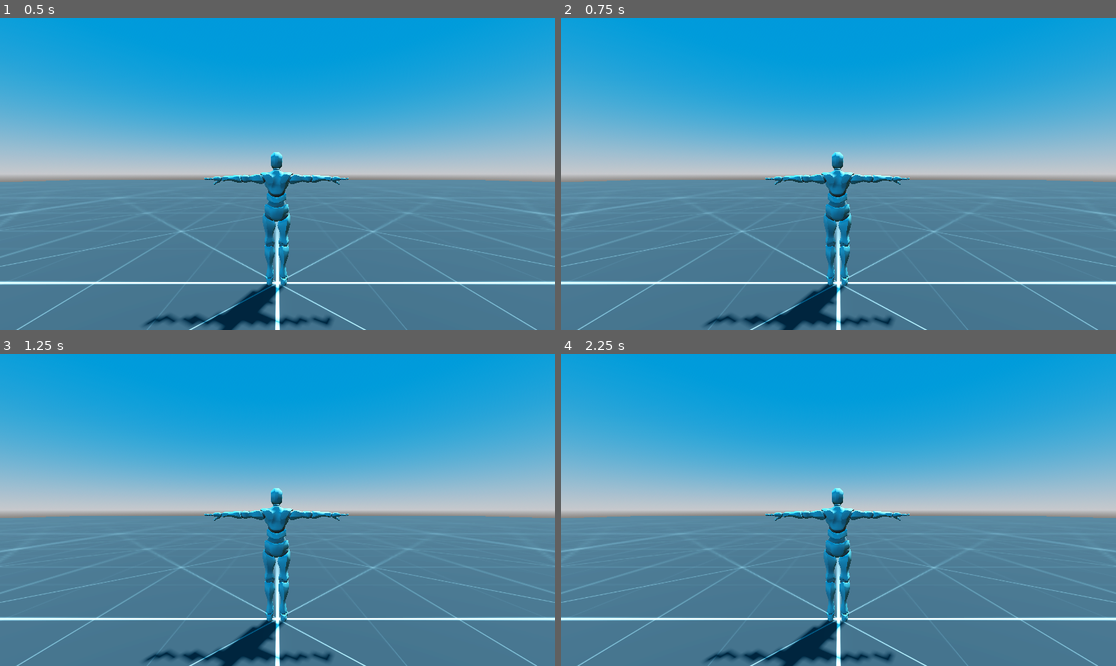
Above: before the commit, frames 1-4 (two rows, left to right).
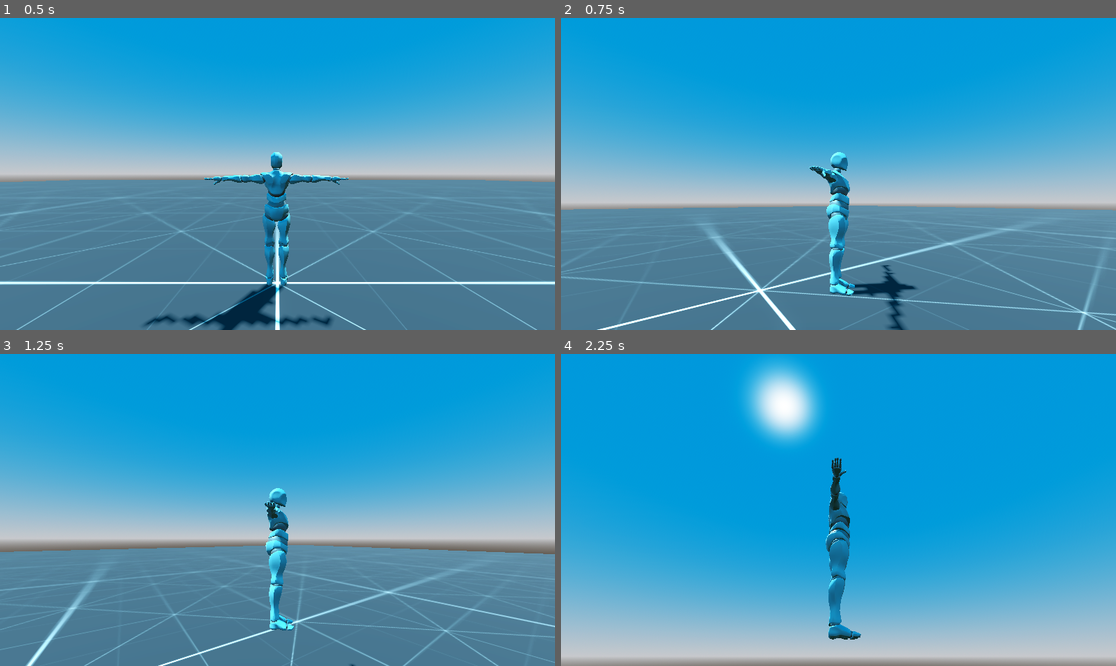
Above: after the commit, the same moments.

Repository: edhead990/godot-3d-character-controller
Game: Godot game, scene res://Main.tscn
The game is run twice, just before and just after one commit, with the same random seed, the same clock (stepped at 60 frames per second) and the same inputs.
Inputs (mouse positions are in pixels of both pictures, inside the frame that each line leads up to):
- Up to frame 1 (0.5 s): no input
- Up to frame 2 (0.75 s): tap Enter at 0.5 s; move the mouse to (960, 158) at 0.52 s; hold D (move_right, bound only after the commit) from 0.53 s (still down)
- Up to frame 3 (1.25 s): keep holding D (move_right, bound only after the commit); tap Space (jump, bound only after the commit) at 0.77 s
- Up to frame 4 (2.25 s): move the mouse to (727, 525) at 1.27 s; release D (move_right, bound only after the commit) at 1.28 s; hold S (move_down, bound only after the commit) 1.28-2.03 s; tap Space (jump, bound only after the commit) at 1.52 s; move the mouse to (894, 441) at 2.02 s; hold D (move_right, bound only after the commit) from 2.03 s (still down)

Frame 1 is identical in both runs. In frame 2, 46% of the frame differs, in the area x 0-100%, y 17-100%; in frame 3, 46%; in frame 4, 83%, in the area x 0-100%, y 1-100%.

Commit message:
Added keyboard and mouse control

Diff:
--- a/Camera.gd
+++ b/Camera.gd
@@ -3,12 +3,21 @@
 @export var player: CharacterBody3D
 
 const SPEED = 5.0
+const MOUSE_X_SENSITIVITY = 0.5
+const MOUSE_Y_SENSITIVITY = 0.25
 
 var y_offset
 
 # Called when the node enters the scene tree for the first time.
 func _ready():
 	y_offset = global_position.y
+	Input.mouse_mode = Input.MOUSE_MODE_CAPTURED
+
+
+func _input(event):
+	if event is InputEventMouseMotion:
+		rotation.y += deg_to_rad(-event.relative.x * MOUSE_X_SENSITIVITY)
+		rotation.x += deg_to_rad(-event.relative.y * MOUSE_Y_SENSITIVITY)
 
 
 # Called every frame. 'delta' is the elapsed time since the previous frame.
--- a/project.godot
+++ b/project.godot
@@ -28,26 +28,31 @@
 jump={
 "deadzone": 0.2,
 "events": [Object(InputEventJoypadButton,"resource_local_to_scene":false,"resource_name":"","device":-1,"button_index":0,"pressure":0.0,"pressed":true,"script":null)
+, Object(InputEventKey,"resource_local_to_scene":false,"resource_name":"","device":-1,"window_id":0,"alt_pressed":false,"shift_pressed":false,"ctrl_pressed":false,"meta_pressed":false,"pressed":false,"keycode":0,"physical_keycode":32,"key_label":0,"unicode":32,"location":0,"echo":false,"script":null)
 ]
 }
 move_left={
 "deadzone": 0.2,
 "events": [Object(InputEventJoypadMotion,"resource_local_to_scene":false,"resource_name":"","device":-1,"axis":0,"axis_value":-1.0,"script":null)
+, Object(InputEventKey,"resource_local_to_scene":false,"resource_name":"","device":-1,"window_id":0,"alt_pressed":false,"shift_pressed":false,"ctrl_pressed":false,"meta_pressed":false,"pressed":false,"keycode":0,"physical_keycode":65,"key_label":0,"unicode":97,"location":0,"echo":false,"script":null)
 ]
 }
 move_right={
 "deadzone": 0.2,
 "events": [Object(InputEventJoypadMotion,"resource_local_to_scene":false,"resource_name":"","device":-1,"axis":0,"axis_value":1.0,"script":null)
+, Object(InputEventKey,"resource_local_to_scene":false,"resource_name":"","device":-1,"window_id":0,"alt_pressed":false,"shift_pressed":false,"ctrl_pressed":false,"meta_pressed":false,"pressed":false,"keycode":0,"physical_keycode":68,"key_label":0,"unicode":100,"location":0,"echo":false,"script":null)
 ]
 }
 move_up={
 "deadzone": 0.2,
 "events": [Object(InputEventJoypadMotion,"resource_local_to_scene":false,"resource_name":"","device":-1,"axis":1,"axis_value":-1.0,"script":null)
+, Object(InputEventKey,"resource_local_to_scene":false,"resource_name":"","device":-1,"window_id":0,"alt_pressed":false,"shift_pressed":false,"ctrl_pressed":false,"meta_pressed":false,"pressed":false,"keycode":0,"physical_keycode":87,"key_label":0,"unicode":119,"location":0,"echo":false,"script":null)
 ]
 }
 move_down={
 "deadzone": 0.2,
 "events": [Object(InputEventJoypadMotion,"resource_local_to_scene":false,"resource_name":"","device":-1,"axis":1,"axis_value":1.0,"script":null)
+, Object(InputEventKey,"resource_local_to_scene":false,"resource_name":"","device":-1,"window_id":0,"alt_pressed":false,"shift_pressed":false,"ctrl_pressed":false,"meta_pressed":false,"pressed":false,"keycode":0,"physical_keycode":83,"key_label":0,"unicode":115,"location":0,"echo":false,"script":null)
 ]
 }
 camera_left={
